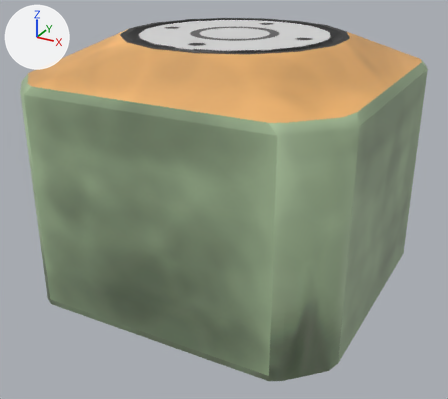
Renders of the FBX model Assets/rover-lander-hangar.fbx from each side of a commit.
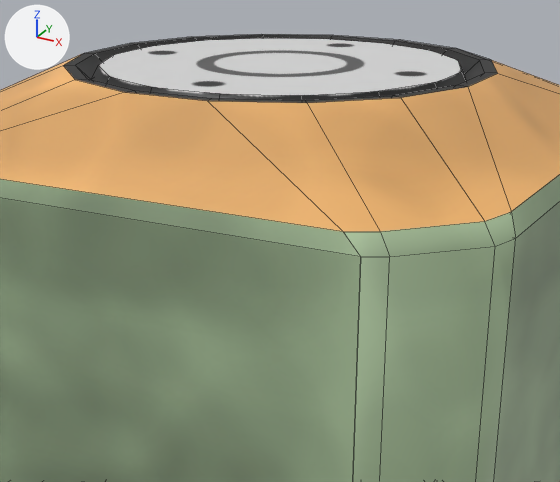
Old and new are each drawn whole from a camera (50 mm lens) standing at (0.0326, -0.0616, 0.0327) and looking at (-0.0001, -0.0023, 0.003) and again close up on the part from 19% to 86% of the width and 0% to 64% of the height. Arrows for +X, +Y and +Z are at upper left; the lights stay in place. The close-ups show mesh edges as thin lines. Objects named as collision shapes, trigger or cutter boxes, shadow casters or lower levels of detail are left out. Where no turn or scale is listed for an object, it has been applied to the vertices.

The scene before the commit, as lines of its bpy script (objects in view):
```python
me_front_door = bpy.data.meshes.new('front-door')
me_front_door.from_pydata(...)  # 10 vertices, 9 faces; spans x -0.0136..0.0136, y -0.001..0.0, z -0.0006..0.0238
me_front_door.materials.append(mat_rover_lander_door__rover_lander_door_png)  # picture img_rover_lander_door_png
me_left_leg = bpy.data.meshes.new('left-leg')
me_left_leg.from_pydata(...)  # 10 vertices, 9 faces; spans x -0.0007..0.0, y -0.0128..0.0128, z 0.0..0.0251
me_left_leg.materials.append(mat_rover_lander_door__rover_lander_door_png)  # picture img_rover_lander_door_png
me_rover_lander_hangar = bpy.data.meshes.new('rover-lander-hangar')
me_rover_lander_hangar.from_pydata(...)  # 244 vertices, 234 faces; spans x -1.85..1.85, y -1.85..1.85, z -0.71..2.2
me_rover_lander_hangar.materials.append(mat_rover_lander_hangar__rover_lander_hangar_png)  # picture img_rover_lander_hangar_png
ob_front_door = bpy.data.objects.new('front-door', me_front_door)
ob_front_door.location = (0.0, -0.01754, -0.00539)
ob_left_leg = bpy.data.objects.new('left-leg', me_left_leg)
ob_left_leg.location = (0.01851, 0.0, -0.00662)
ob_rover_lander_hangar = bpy.data.objects.new('rover-lander-hangar', me_rover_lander_hangar)
ob_rover_lander_hangar.location = (0.0, 0.0, 0.0)
ob_rover_lander_hangar.rotation_euler = (0.0, 0.0, 3.142)  # degrees (0, 0, 180)
ob_rover_lander_hangar.scale = (0.01, 0.01, 0.01)
```
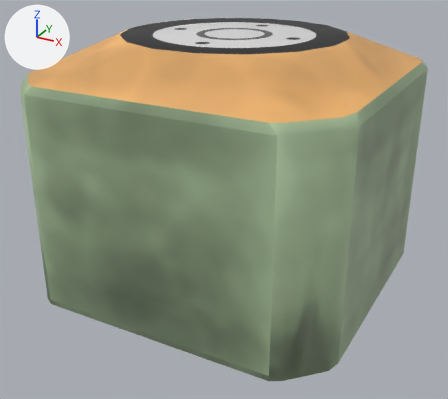
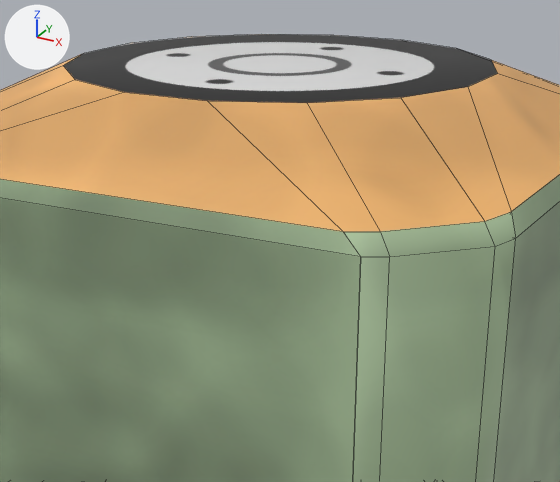
The change in detail:
me_rover_lander_hangar is used by ob_rover_lander_hangar; location (0.0, 0.0, 0.0); rotation (0.0, 0.0, 3.142), in degrees (0, 0, 180); scale (0.01, 0.01, 0.01).
me_rover_lander_hangar had 244 vertices, 234 faces and spanned x -1.85..1.85, y -1.85..1.85, z -0.71..2.2.
me_rover_lander_hangar now has 196 vertices, 186 faces and spans x -1.85..1.85, y -1.85..1.85, z -0.71..2.2.
Part 1, on me_rover_lander_hangar:
48 vertices are removed from x -1.16..1.16, y -1.16..1.16, z 2.12..2.2.
49 faces are deleted.
1 new face joins them.

Boxes (x1, y1, x2, y2) around the edits, measured in the close-ups (560 x 482 px):
part 1 of me_rover_lander_hangar, cut back
    both: (64, 34, 497, 103)
